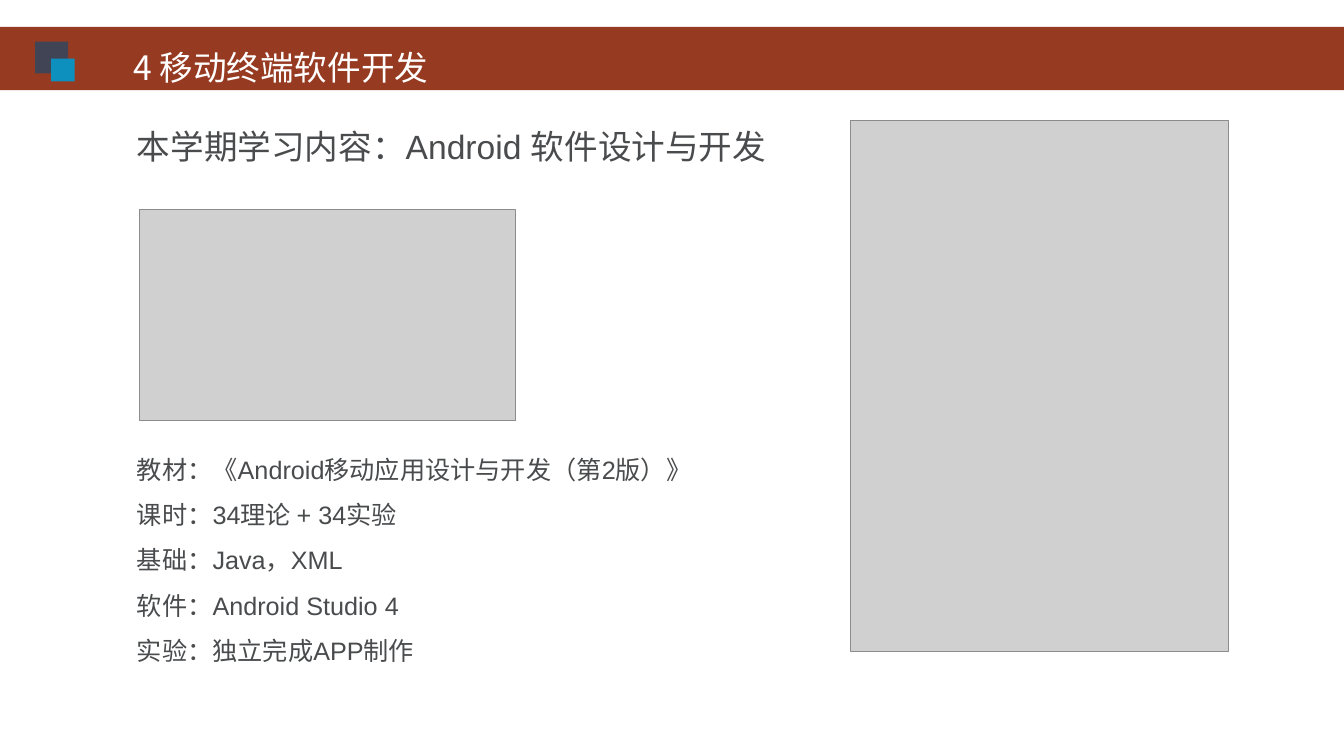
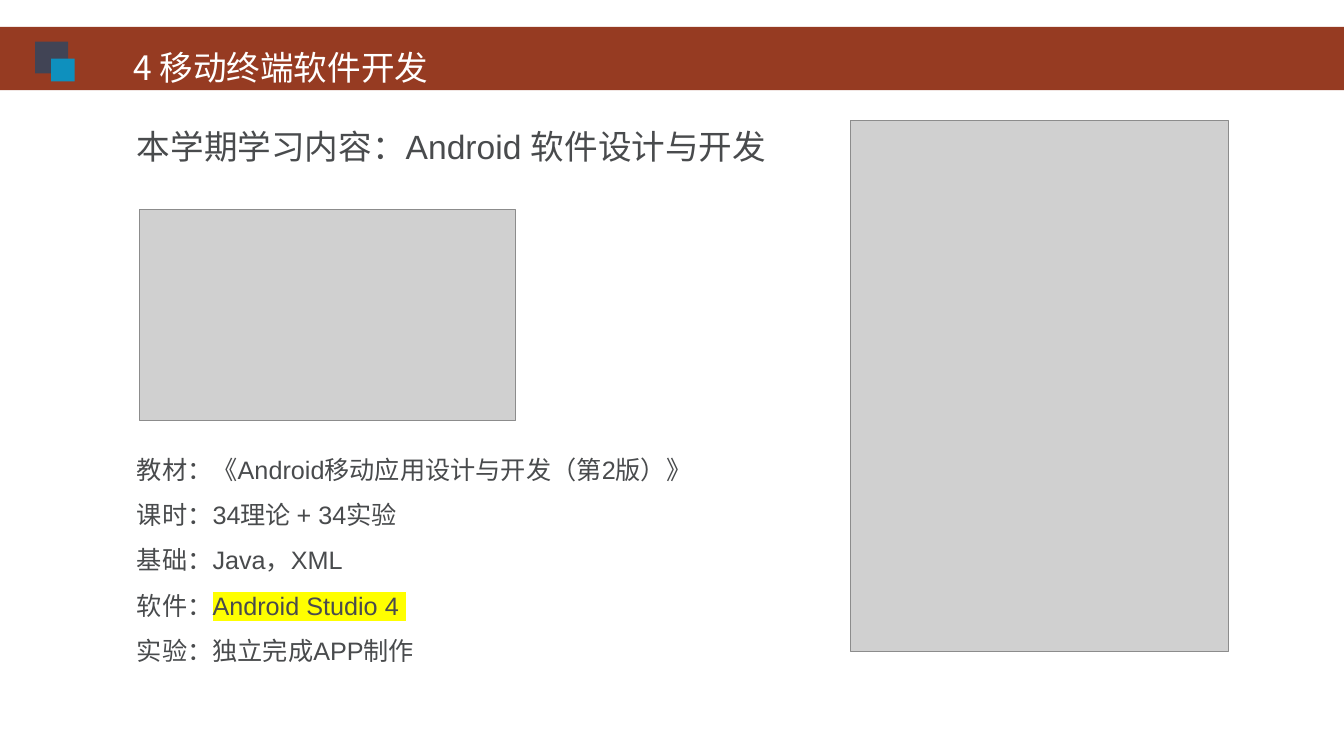
Before and after one commit to HBU/Android-PPT, a slide deck: slide 7 of 00.0 -- 移动开发 -- 第00章.pptx. Drawn at 1344x756 pixels with LibreOffice and Linux fonts; fonts in the diff are those of the drawing; grey boxes stand for pictures; background and template pictures are left out. Boxes give left, top, right and bottom in pixels: in the first picture for what was removed or moved away, otherwise in the second. Text is boxed around its words. In the diff, an @@ line names an element or a change of style, - is before the commit and + after.

```diff
--- a/00.0 -- 移动开发 -- 第00章.pptx
+++ b/00.0 -- 移动开发 -- 第00章.pptx
@@ text at bbox=[137, 589, 399, 621]: highlight none to #FFFF00 in "软件：Android Studio 4" @@
```
Also in this commit, not shown: 6 other slides changed, 1 other file.
